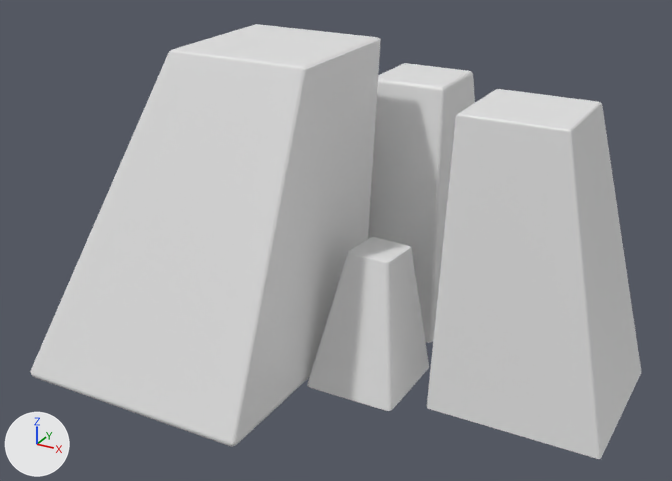
A saved change to the FBX model Assets/Models/Park/Decoration_Stone_set.fbx.
The view is the same before and after, from a 50 mm camera at (9.01, -20.87, 12.99) aimed at (-1.56, -1.65, 3.38). Every picture has the same lights, and +X, +Y and +Z are marked at lower left. Materials are left out; every surface is plain grey. Where no turn or scale is listed for an object, it has been applied to the vertices.

In view in the first picture: 'Decoration_Stone_Mid', 'Decoration_Stone_Small', 'Decoration_Stone_Tall', 'Decoration_Stone_Tall_Wide'.
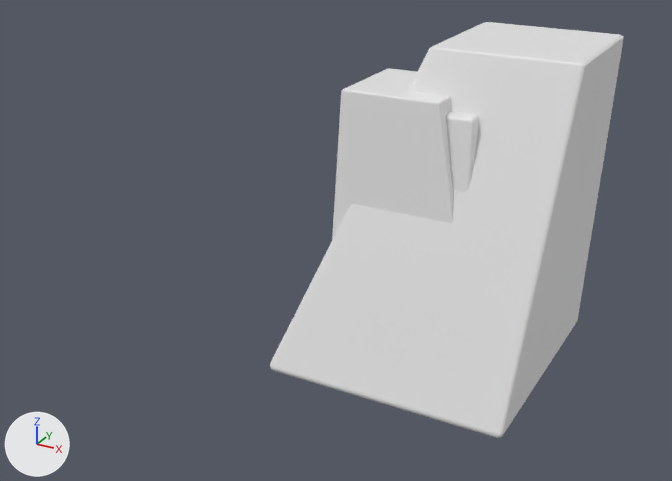
Where the change shows, as pixel boxes [x1, y1, x2, y2] in the pictures (672 x 481 px):
'Decoration_Stone_Tall_Wide', moved
    before: [31, 24, 381, 447]
    after: [270, 22, 624, 438]
'Decoration_Stone_Tall', moved
    before: [427, 89, 641, 459]
    after: [332, 68, 453, 240]
'Decoration_Stone_Mid', moved
    before: [368, 63, 475, 343]
    after: [446, 111, 479, 192]
'Decoration_Stone_Small', moved (not visible afterwards)
    before: [307, 237, 429, 411]

Diff of the bpy script that builds the scene:
```diff
--- a/Assets/Models/Park/Decoration_Stone_set.fbx.py
+++ b/Assets/Models/Park/Decoration_Stone_set.fbx.py
@@ ob_decoration_stone_small @@
 ob_decoration_stone_small = bpy.data.objects.new('Decoration_Stone_Small', me_mesh_002)
-ob_decoration_stone_small.location = (-0.27, -2.2, 0.0)
+ob_decoration_stone_small.location = (0.0, 0.0, 0.0)
@@ ob_decoration_stone_mid @@
 ob_decoration_stone_mid = bpy.data.objects.new('Decoration_Stone_Mid', me_mesh)
-ob_decoration_stone_mid.location = (-1.73, 2.32, 0.0)
+ob_decoration_stone_mid.location = (0.0, 0.0, 0.0)
@@ ob_decoration_stone_tall_wide @@
 ob_decoration_stone_tall_wide = bpy.data.objects.new('Decoration_Stone_Tall_Wide', me_mesh_003)
-ob_decoration_stone_tall_wide.location = (-5.26, -3.27, 0.0)
+ob_decoration_stone_tall_wide.location = (0.0, 0.0, 0.0)
@@ ob_decoration_stone_tall @@
 ob_decoration_stone_tall = bpy.data.objects.new('Decoration_Stone_Tall', me_mesh_001)
-ob_decoration_stone_tall.location = (3.27, -0.68, 0.0)
+ob_decoration_stone_tall.location = (0.0, 0.0, 0.0)
```
